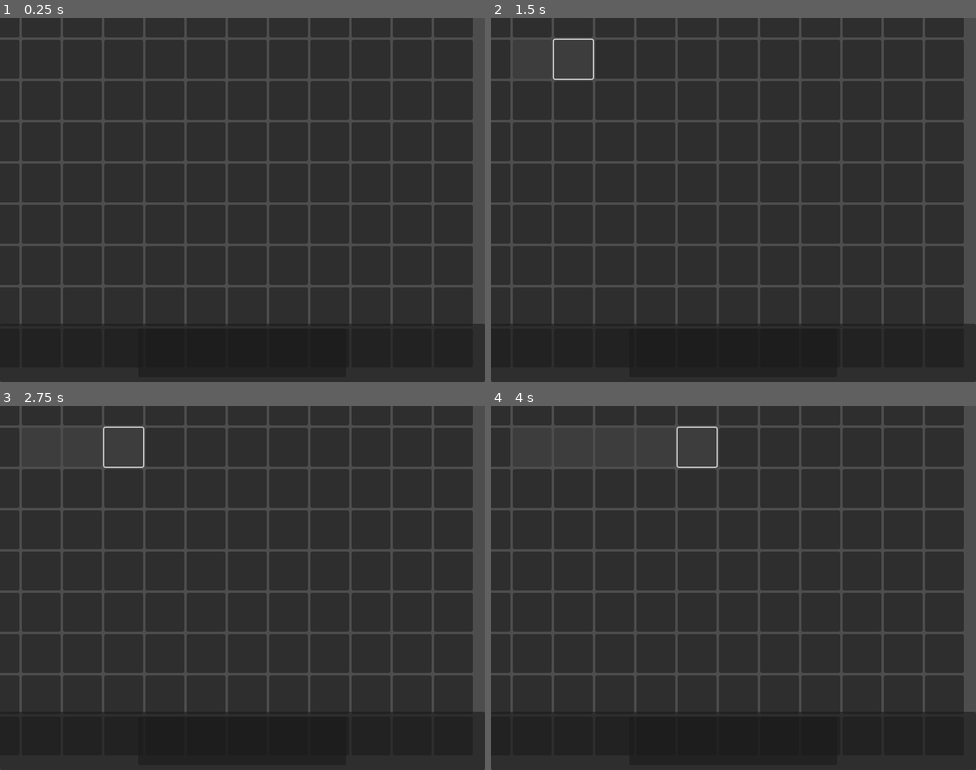
Above: before the commit, frames 1-4 (two rows, left to right).
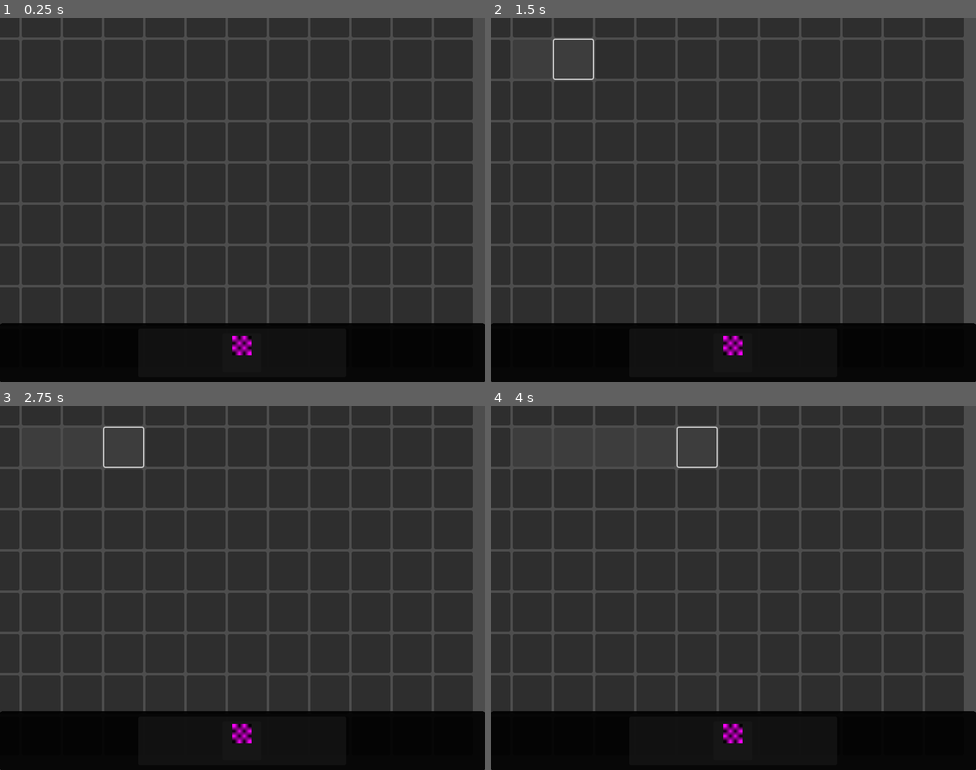
Above: after the commit, the same moments.

Repository: BrnLng/godot-bg-2511
Game: Godot game, scene res://scenes/main.tscn
Two runs of this game, one before a commit and one after it. Both use one fixed random seed, a clock stepped at 60 frames per second and the inputs below.
Inputs (mouse positions are in pixels of both pictures, inside the frame that each line leads up to):
- Up to frame 1 (0.25 s): no input
- Up to frame 2 (1.5 s): click (529, 58) at 0.52 s; click (573, 58) at 1.27 s
- Up to frame 3 (2.75 s): click (126, 446) at 2.02 s
- Up to frame 4 (4 s): click (655, 446) at 2.77 s; click (694, 446) at 3.52 s

The runs differ from the first frame. In frame 1, 11% of the frame differs, in the area x 0-100%, y 83-100%; in frame 2, 11%; in frame 3, 11%; in frame 4, 11%.

Commit message:
separation of region and component complete; rotating tile in hand -- next step: adding tile to slot

Diff:
--- a/games/01_rock_paper_scissors.gd
+++ b/games/01_rock_paper_scissors.gd
@@ -16,8 +16,8 @@
 
 	var buttons_parent = rock_button.get_parent()  # any button would work
 	buttons_parent.get_parent().remove_child(buttons_parent)
-	call_deferred("to_panel_item", buttons_parent)
-	call_deferred("show_message", "Pick your choice to start!")
+	call_deferred(&"to_panel_item", buttons_parent)
+	call_deferred(&"show_message", "Pick your choice to start!")
 
 
 # This function is called when the player clicks one of the choice buttons.
--- a/games/04_mini_carcassone.gd
+++ b/games/04_mini_carcassone.gd
@@ -12,6 +12,11 @@
 	super._ready()
 	grid_container.position = Vector2(-TILE_SIZE.x/2, -TILE_SIZE.y/2)
 	setup_grid()
+
+	var first_tile: MiniCarcassoneTileComponent = game_tile_type.instantiate() as MiniCarcassoneTileComponent
+	first_tile.text = "test"
+	first_tile.is_active = true
+	call_deferred("to_panel_item", first_tile)
 
 func setup_grid():
 	if not game_tile_type:
--- a/scenes/components/base_region.gd
+++ b/scenes/components/base_region.gd
@@ -1,2 +1,4 @@
 class_name BaseRegion
-extends Button
+extends GridContainer
+
+var grid_size_i: Vector2i = Vector2i.ZERO
--- a/scenes/components/base_region_slot.gd
+++ b/scenes/components/base_region_slot.gd
@@ -1,9 +1,11 @@
 @abstract class_name BaseSlot
-extends BaseRegion
+extends Button
 
 const GRID_SLOT_MIN_SIZE = Vector2(64, 64)
 
 var player_owner := GameBase.PlayerRef.NONE : set=_set_player_owner, get=_get_player_owner
+var owner_region: BaseRegion : set=set_owner_region, get=get_owner_region
+var held_component: BaseComponent : set=place_component, get=get_component
 
 
 func _ready():
@@ -25,5 +27,29 @@
 	return player_owner
 
 
+func set_owner_region(region: BaseRegion) -> void:
+	owner_region = region
+
+
+func get_owner_region() -> BaseRegion:
+	return owner_region
+
+
+func place_component(component: BaseComponent):
+	held_component = component
+	add_child(component)  # Adiciona visualmente o Tile como filho do Slot
+	# Opcional: centralizar o componente
+	# if component is Control:
+	component.position = Vector2.ZERO
+	component.anchors_preset = Control.PRESET_FULL_RECT
+
+	# IMPORTANTE: Desabilitar o clique do slot?
+	disabled = true  # Depende da regra. Geralmente, se tem peça, não clica mais no slot.
+
+
+func get_component() -> BaseComponent:
+	return held_component
+
+
 @abstract
 func _get_region_index()
--- a/scenes/components/component_tile_carcassone_mini.gd
+++ b/scenes/components/component_tile_carcassone_mini.gd
@@ -6,15 +6,23 @@
 enum EdgeType { GRASS, ROAD, CITY, RIVER }
 enum Extra { NONE, SHIELD, MONASTERY }
 
+var is_active: bool = false
+
 @export var tile_id: String
 @export var edges: Array[EdgeType] = [
-    EdgeType.GRASS,  # north
-    EdgeType.GRASS,  # east
-    EdgeType.GRASS,  # south
-    EdgeType.GRASS,  # west
+	EdgeType.GRASS,  # north
+	EdgeType.GRASS,  # east
+	EdgeType.GRASS,  # south
+	EdgeType.GRASS,  # west
 ] # @export north_edge: EdgeType, east_, south_, west_
 @export var has_extra: Extra = Extra.NONE
 # @export var road_connections: Array[Vector2] = []  # Conecta bordas que têm estradas
 # @export var city_connections: Array[Vector2] = []  # Conecta bordas que têm cidades
 
 # var current_rotation: Rotation = RotationDir.ROT_TOP
+
+func _input(event):
+	if event.is_action_pressed("ui_accept") and is_active:  # and tile_in_hand: # Tecla 'R' / ui_rotate -> Enter
+		pivot_offset = Vector2(32, 32)
+		rotation_degrees = 270
+		# tile_in_hand.rotate_clockwise() # Você precisará implementar isso no componente
--- a/scenes/components/component_tile_carcassone_mini.tscn
+++ b/scenes/components/component_tile_carcassone_mini.tscn
@@ -1,19 +1,41 @@
-[gd_scene load_steps=3 format=3 uid="uid://b6g6lastox06f"]
+[gd_scene load_steps=4 format=3 uid="uid://b6g6lastox06f"]
 
 [ext_resource type="Script" uid="uid://cp1b4e3mxk81i" path="res://scenes/components/component_tile_carcassone_mini.gd" id="1_31ghw"]
 
 [sub_resource type="PlaceholderTexture2D" id="PlaceholderTexture2D_pdh2p"]
 size = Vector2(32, 32)
 
+[sub_resource type="StyleBoxFlat" id="StyleBoxFlat_5ymdb"]
+border_width_left = 2
+border_width_top = 2
+border_width_right = 2
+border_width_bottom = 2
+corner_radius_top_left = 4
+corner_radius_top_right = 4
+corner_radius_bottom_right = 4
+corner_radius_bottom_left = 4
+
 [node name="CarcassoneTile" type="Button"]
-anchors_preset = 15
-anchor_right = 1.0
-anchor_bottom = 1.0
+custom_minimum_size = Vector2(96, 96)
+anchors_preset = 8
+anchor_left = 0.5
+anchor_top = 0.5
+anchor_right = 0.5
+anchor_bottom = 0.5
+offset_left = -400.0
+offset_top = -300.0
+offset_right = -304.0
+offset_bottom = -204.0
 grow_horizontal = 2
 grow_vertical = 2
+size_flags_horizontal = 4
+size_flags_vertical = 4
 theme_override_icons/icon = SubResource("PlaceholderTexture2D_pdh2p")
+theme_override_styles/hover = SubResource("StyleBoxFlat_5ymdb")
 text = "Left"
 alignment = 0
+autowrap_trim_flags = 0
 icon_alignment = 1
 vertical_icon_alignment = 0
 script = ExtResource("1_31ghw")
+tile_id = "prototype"
--- a/scenes/main.tscn
+++ b/scenes/main.tscn
@@ -1,7 +1,10 @@
-[gd_scene load_steps=3 format=3 uid="uid://yq803y5kqwgm"]
+[gd_scene load_steps=4 format=3 uid="uid://yq803y5kqwgm"]
 
 [ext_resource type="Script" uid="uid://cgonuhnyh8bpo" path="res://scenes/main.gd" id="1_o5qli"]
 [ext_resource type="Script" uid="uid://b8bm1ksdgqjxa" path="res://managers/hud.gd" id="2_0wfyh"]
+
+[sub_resource type="CanvasItemMaterial" id="CanvasItemMaterial_0wfyh"]
+blend_mode = 3
 
 [node name="Main" type="Node2D"]
 script = ExtResource("1_o5qli")
@@ -13,6 +16,7 @@
 script = ExtResource("2_0wfyh")
 
 [node name="Panel" type="Panel" parent="HUD"]
+material = SubResource("CanvasItemMaterial_0wfyh")
 custom_minimum_size = Vector2(0, 96)
 anchors_preset = 12
 anchor_top = 1.0
